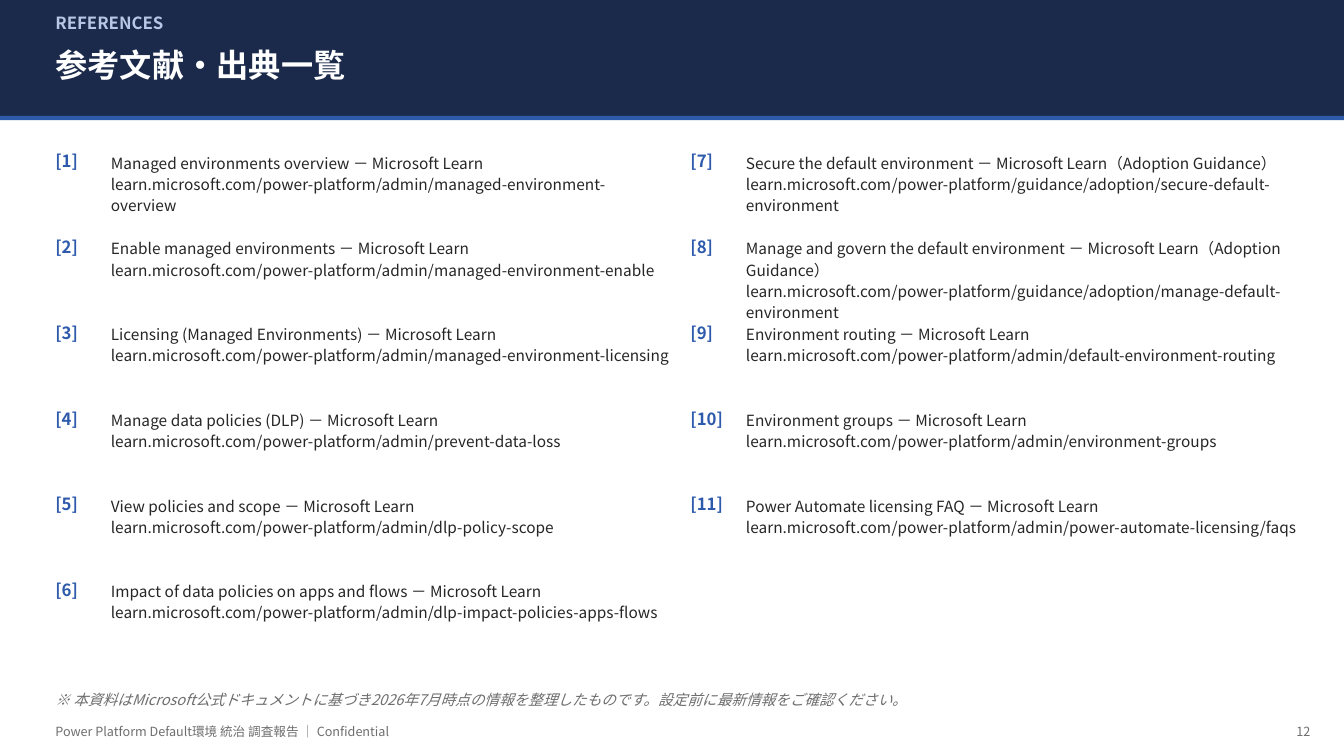
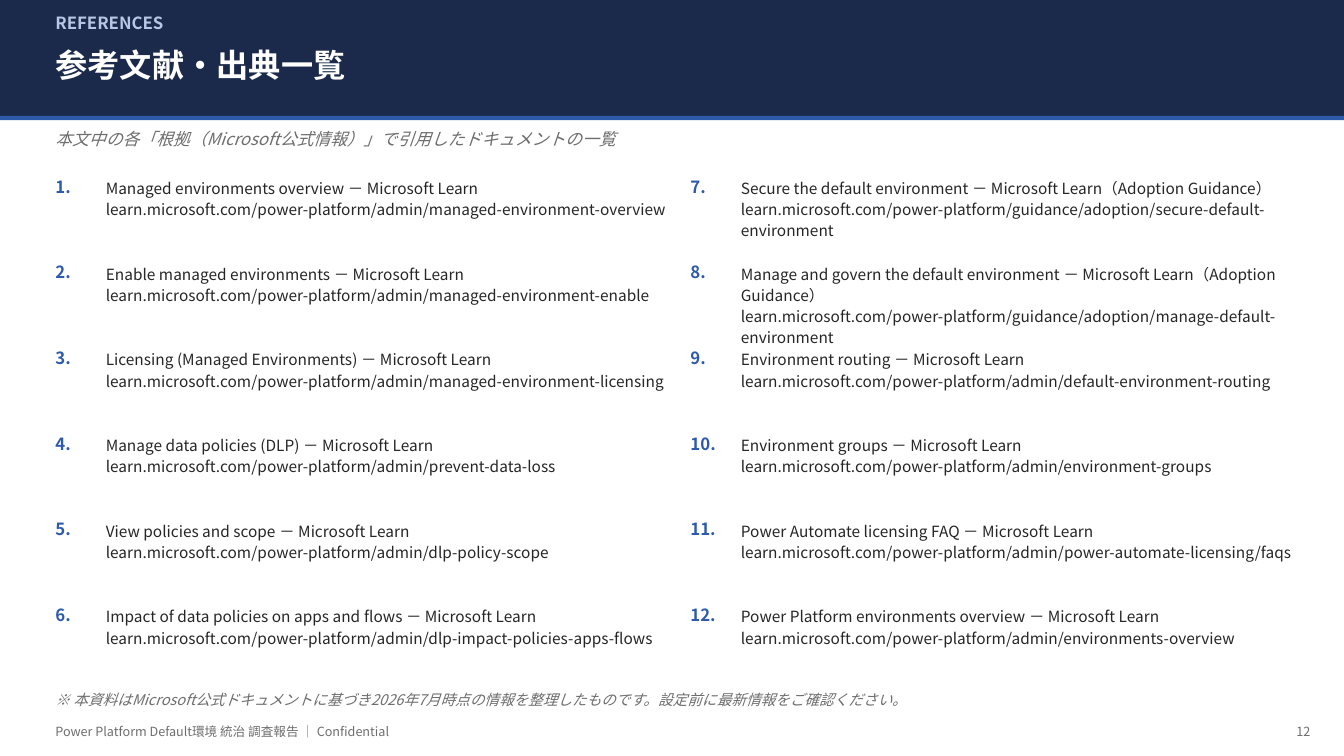
Before and after one commit to takuyanakamura881awc-beep/awc-naka881-repo, a slide deck: slide 12 of docs/PowerPlatform_DefaultEnv_Governance_Report.pptx. Drawn at 1344x756 pixels with LibreOffice and Linux fonts; fonts in the diff are those of the drawing. Boxes give left, top, right and bottom in pixels: in the first picture for what was removed or moved away, otherwise in the second. Text is boxed around its words. In the diff, an @@ line names an element or a change of style, - is before the commit and + after.

```diff
--- a/docs/PowerPlatform_DefaultEnv_Governance_Report.pptx
+++ b/docs/PowerPlatform_DefaultEnv_Governance_Report.pptx
@@ text added at (55, 131, 615, 147), 12 pt, text #6E6E6E, italic @@
+本文中の各「根拠（Microsoft公式情報）」で引用したドキュメントの一覧
@@ text "Managed environments overview － Microsoft ..." rewrapped from (111, 156, 605, 211) to (106, 181, 666, 219) @@
@@ text "Secure the default environment － ...": place and size @@
-text "Secure the default environment － ..." at (746, 156, 1276, 211)
+text "Secure the default environment － ..." at (741, 181, 1271, 236)
@@ text at (55, 180, 70, 193): text changed @@
-[1]
+1.
@@ text at (690, 180, 705, 193): text changed @@
-[7]
+7.
@@ text at (55, 265, 70, 278): text changed @@
-[2]
+2.
@@ text "Enable managed environments － Microsoft ...": place and size @@
-text "Enable managed environments － Microsoft ..." at (111, 241, 654, 280)
+text "Enable managed environments － Microsoft ..." at (106, 267, 649, 305)
@@ text at (690, 265, 705, 278): text changed @@
-[8]
+8.
@@ text "Manage and govern the default ...": place and size @@
-text "Manage and govern the default ..." at (746, 241, 1281, 318)
+text "Manage and govern the default ..." at (741, 267, 1276, 343)
@@ text at (55, 351, 70, 364): text changed @@
-[3]
+3.
@@ text "Licensing (Managed Environments) － Microsoft ...": place and size @@
-text "Licensing (Managed Environments) － Microsoft ..." at (111, 327, 669, 365)
+text "Licensing (Managed Environments) － Microsoft ..." at (106, 352, 664, 391)
@@ text at (690, 351, 705, 364): text changed @@
-[9]
+9.
@@ text "Environment routing － Microsoft Learn": place and size @@
-text "Environment routing － Microsoft Learn" at (746, 327, 1275, 365)
+text "Environment routing － Microsoft Learn" at (741, 352, 1270, 391)
@@ text at (55, 437, 70, 450): text changed @@
-[4]
+4.
@@ text "Manage data policies (DLP) － ...": place and size @@
-text "Manage data policies (DLP) － ..." at (111, 413, 561, 451)
+text "Manage data policies (DLP) － ..." at (106, 438, 556, 476)
@@ text at (690, 437, 715, 450): text changed @@
-[10]
+10.
@@ text "Environment groups － Microsoft Learn": place and size @@
-text "Environment groups － Microsoft Learn" at (746, 413, 1217, 451)
+text "Environment groups － Microsoft Learn" at (741, 438, 1212, 476)
@@ text at (55, 522, 70, 536): text changed @@
-[5]
+5.
@@ text "View policies and scope － ...": place and size @@
-text "View policies and scope － ..." at (111, 499, 554, 537)
+text "View policies and scope － ..." at (106, 524, 549, 562)
@@ text at (690, 522, 715, 535): text changed @@
-[11]
+11.
@@ text "Power Automate licensing FAQ － ...": place and size @@
-text "Power Automate licensing FAQ － ..." at (746, 499, 1296, 537)
+text "Power Automate licensing FAQ － ..." at (741, 524, 1291, 562)
@@ text at (55, 608, 70, 621): text changed @@
-[6]
+6.
@@ text "Impact of data policies on ...": place and size @@
-text "Impact of data policies on ..." at (111, 584, 658, 622)
+text "Impact of data policies on ..." at (106, 609, 653, 648)
@@ text added at (690, 608, 715, 621), 12 pt, text #2E5AAC, bold @@
+12.
@@ text added at (741, 609, 1235, 648), 11 pt, text #262626 @@
+Power Platform environments overview － Microsoft Learn
+learn.microsoft.com/power-platform/admin/environments-overview
```
Also in this commit, not shown: 10 other slides changed.
